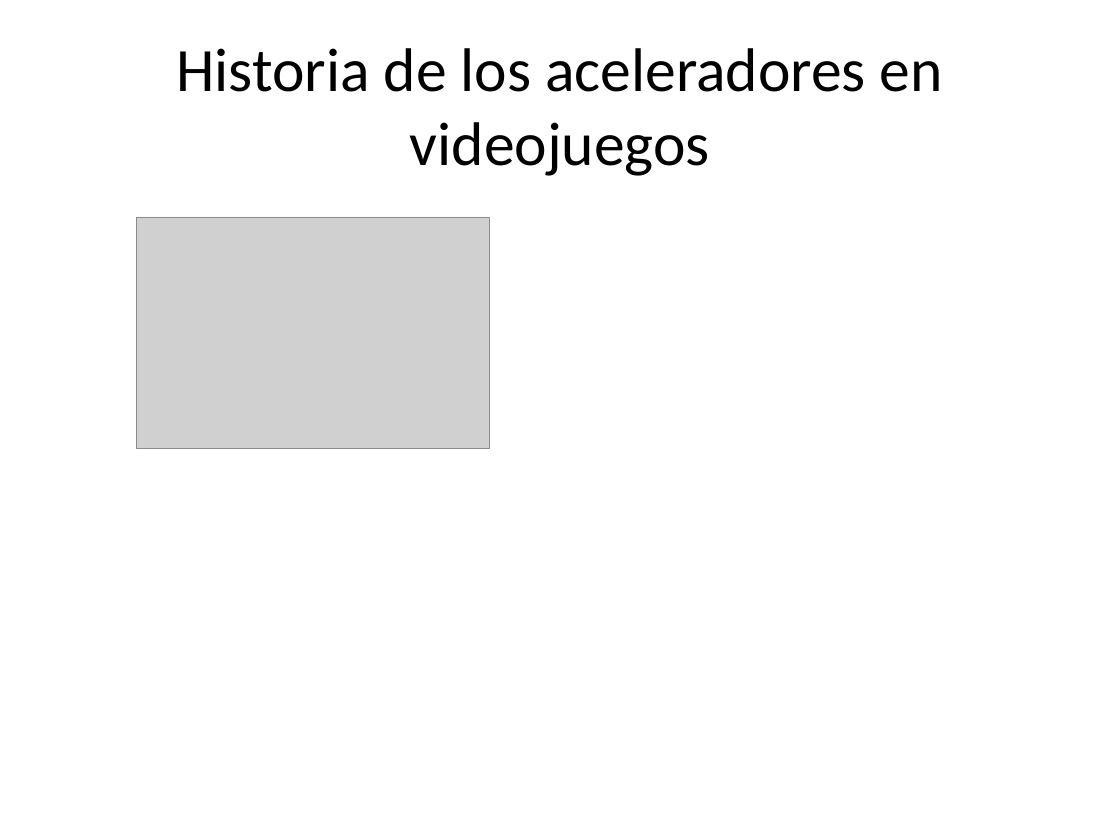
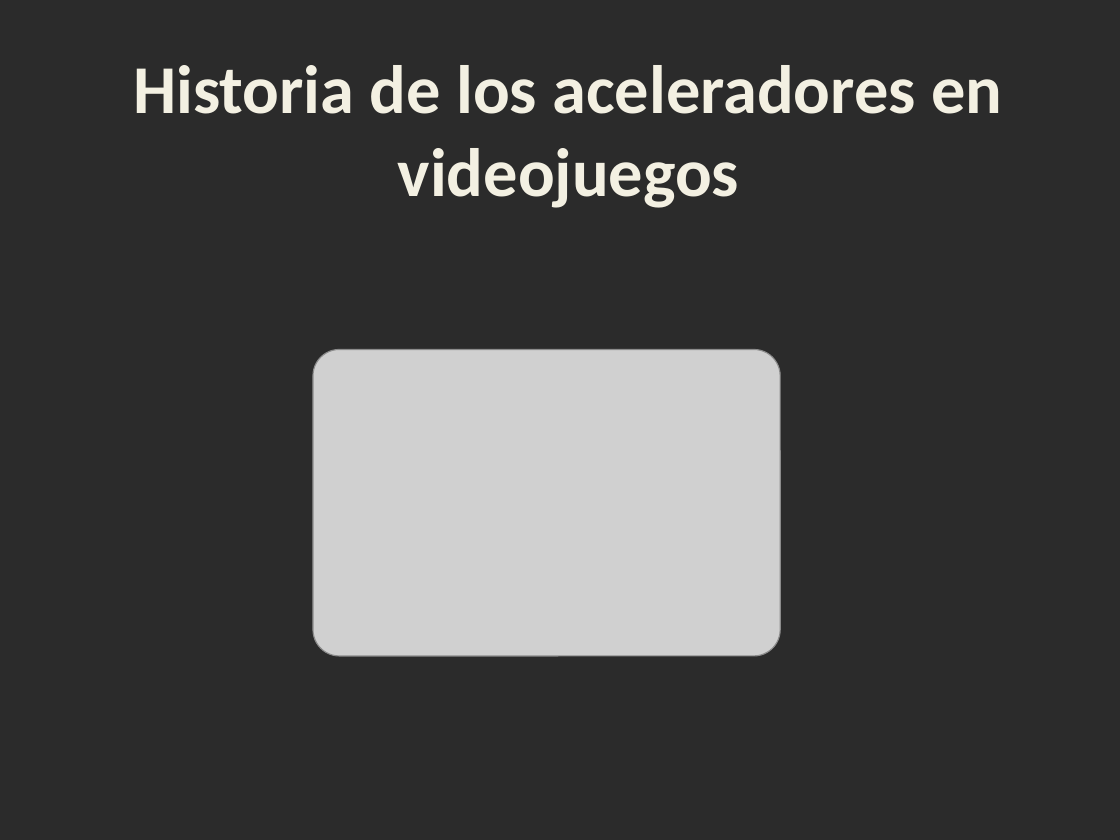
Before and after one commit to manherna/GPUS, a slide deck: slide 3 of Presen.pptx. Drawn at 1120x840 pixels with LibreOffice and Linux fonts; fonts in the diff are those of the drawing; grey boxes stand for pictures; background and template pictures are left out; a plain dark background stands for a picture behind light text. Boxes give left, top, right and bottom in pixels: in the first picture for what was removed or moved away, otherwise in the second. Text is boxed around its words. In the diff, an @@ line names an element or a change of style, - is before the commit and + after.

```diff
--- a/Presen.pptx
+++ b/Presen.pptx
@@ background #FFFFFF to picture (left out) @@
@@ text "Historia de los aceleradores en ...": place and size @@
-text "Historia de los aceleradores en ..." at [177, 48, 943, 176]
+text "Historia de los aceleradores en ..." at [133, 65, 1002, 208]
@@ text "Historia de los aceleradores en ..." at [133, 65, 1002, 208]: size 39.6 to 44 pt, text colour #000000 to #F4F1E3, letter outline none to #054697 1 pt, bold on; vertical alignment middle to top @@
@@ picture: place and size @@
-picture at [137, 217, 489, 449]
+picture at [314, 349, 781, 656]
```
Also in this commit, not shown: 1 other slide changed, 1 slide added, 2 slides removed.
